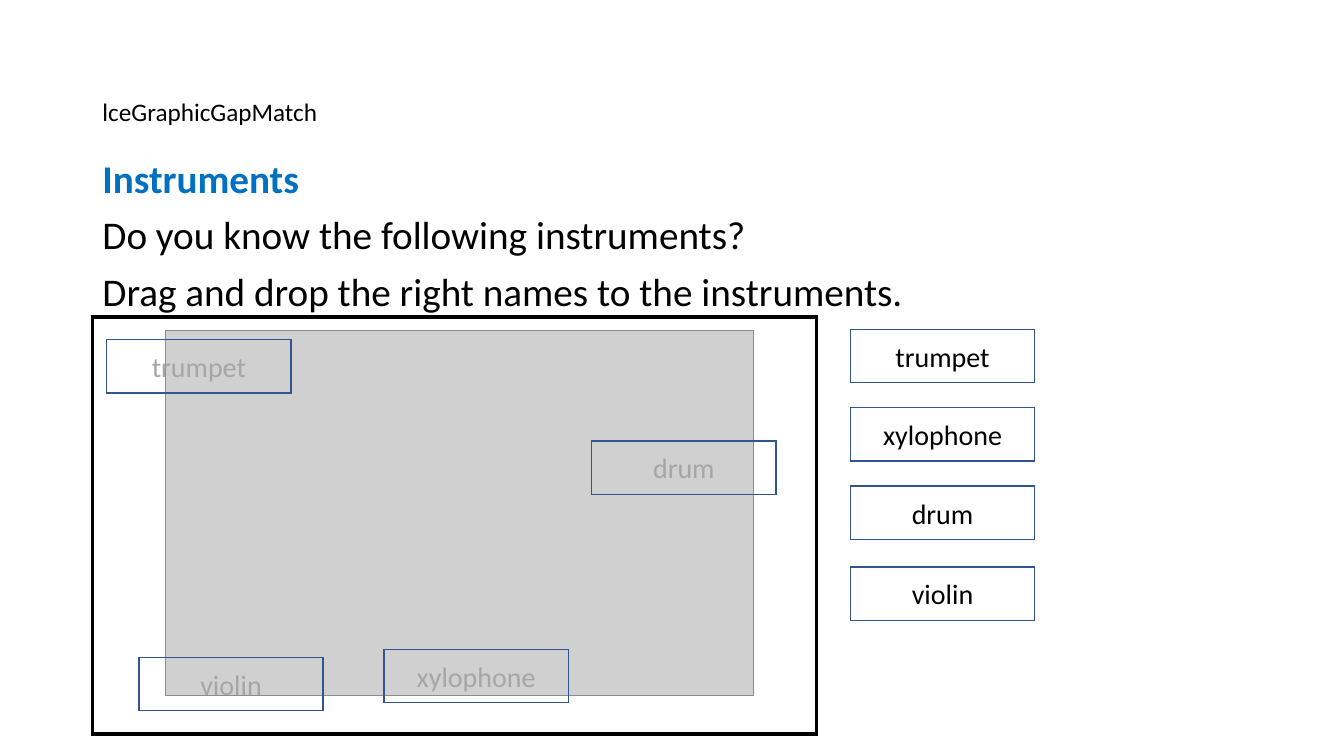
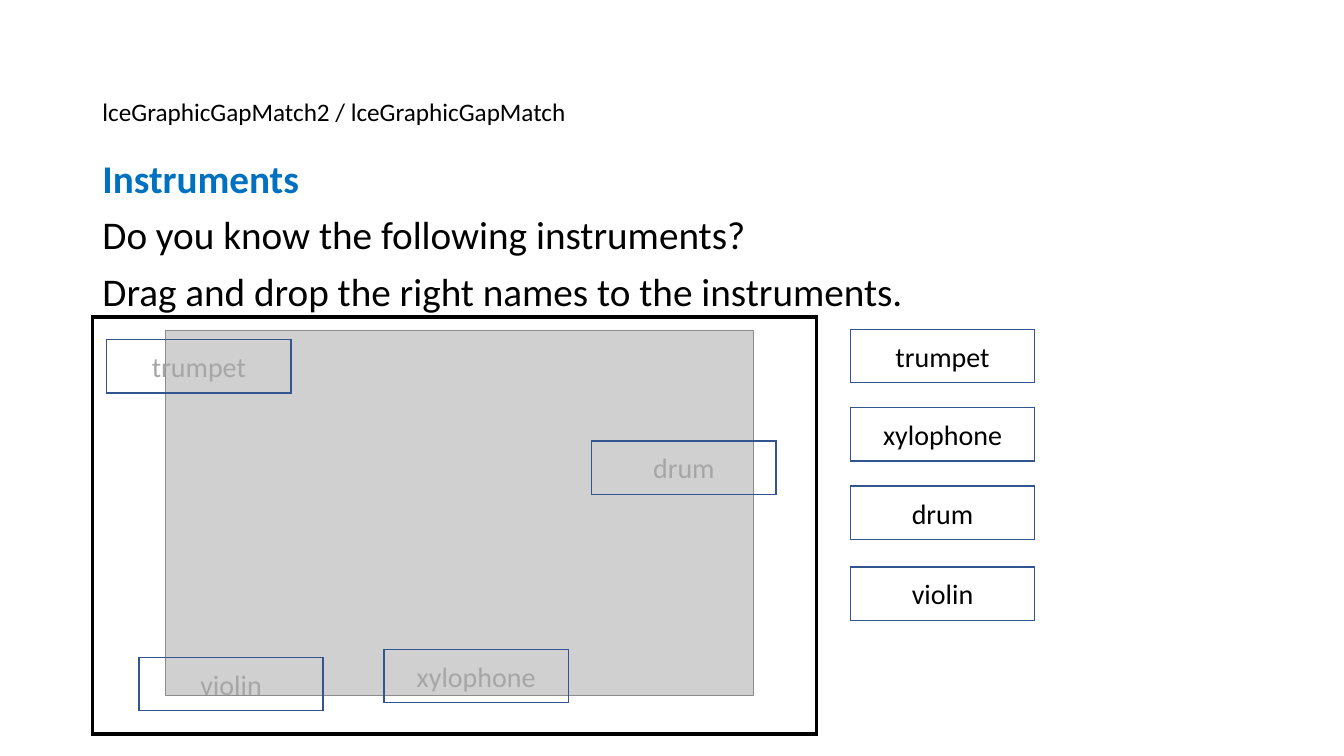
Before and after one commit to XStructuring/eu.xstructuring.dita.lce, a slide deck: slide 19 of documentation/Interaction_examples_visual.pptx (slide 13 before the commit). Drawn at 1344x756 pixels with LibreOffice and Linux fonts; fonts in the diff are those of the drawing; grey boxes stand for pictures. Boxes give left, top, right and bottom in pixels: in the first picture for what was removed or moved away, otherwise in the second. Text is boxed around its words. In the diff, an @@ line names an element or a change of style, - is before the commit and + after.

```diff
--- a/documentation/Interaction_examples_visual.pptx
+++ b/documentation/Interaction_examples_visual.pptx
@@ title at <box>102,103,566,125</box>: text changed @@
-lceGraphicGapMatch
+lceGraphicGapMatch2 / lceGraphicGapMatch
```
Also in this commit, not shown: 2 other slides changed, 12 slides added, 6 other files.
